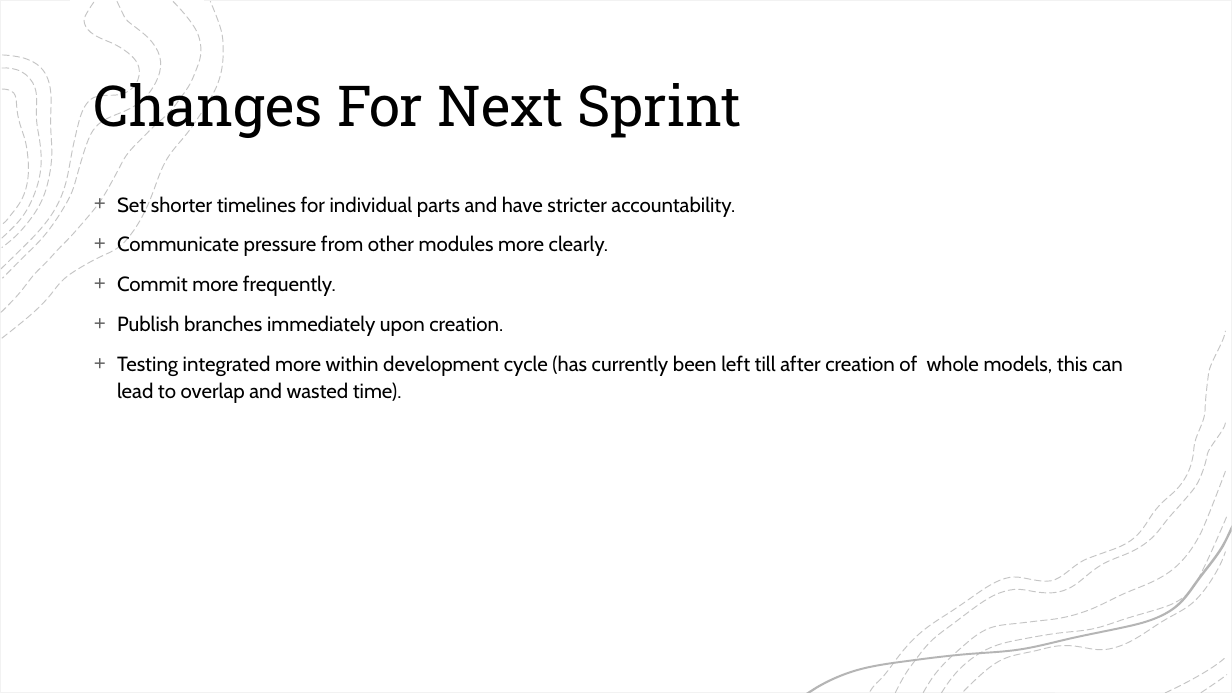
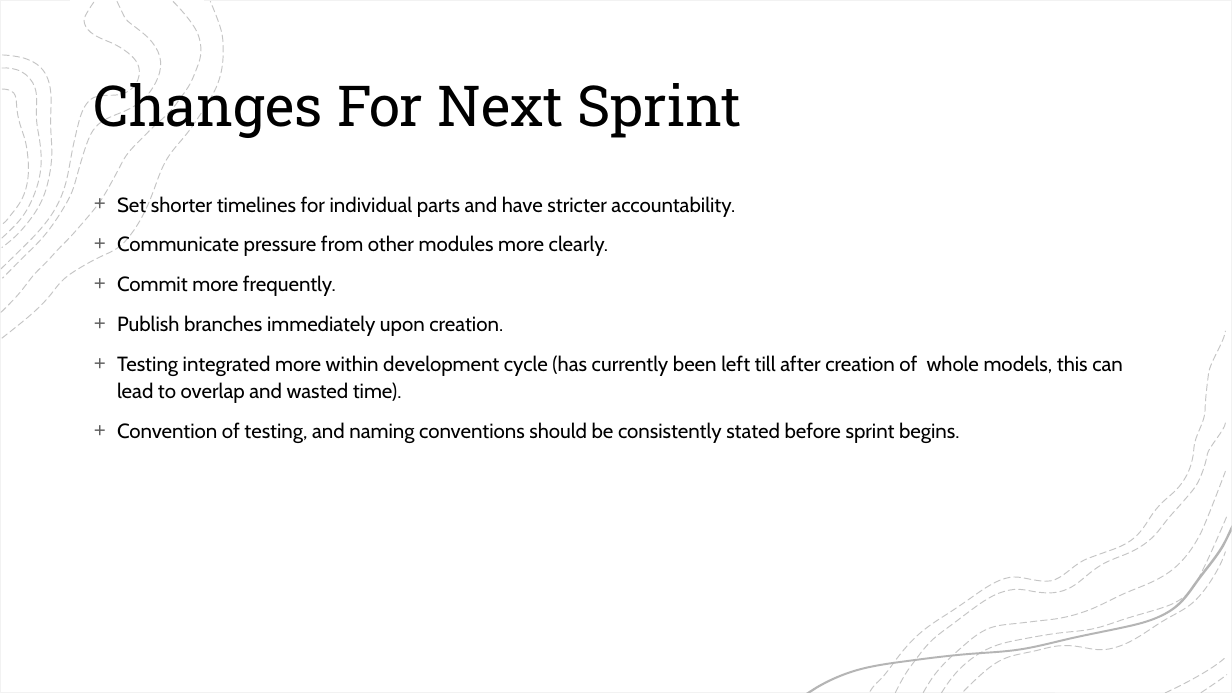
Before and after one commit to YatesyTea/esd8SmartCare, a slide deck: slide 4 of documents/Sprint 2 Report.pptx. Drawn at 1232x693 pixels with LibreOffice and Linux fonts; fonts in the diff are those of the drawing. Boxes give left, top, right and bottom in pixels: in the first picture for what was removed or moved away, otherwise in the second. Text is boxed around its words. In the diff, an @@ line names an element or a change of style, - is before the commit and + after.

Commit message:
chagned sprint 2 eval doc

```diff
--- a/documents/Sprint 2 Report.pptx
+++ b/documents/Sprint 2 Report.pptx
@@ text at (117, 422, 960, 443): paragraph added @@
++ Convention of testing, and naming conventions should be consistently stated before sprint begins.
```
